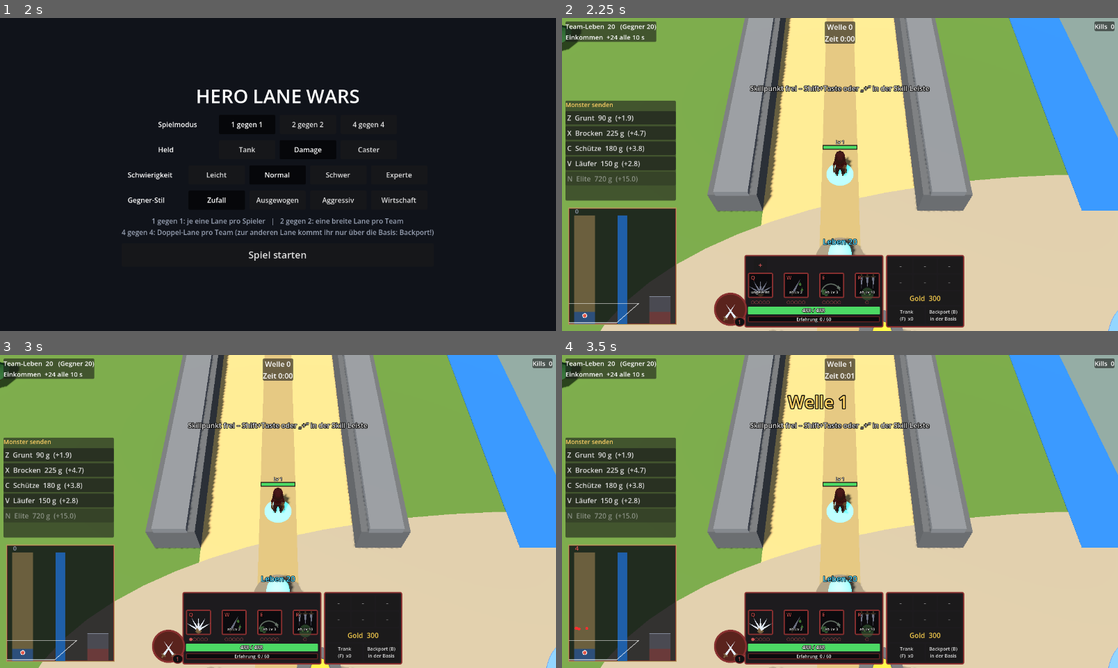
Above: before the commit, frames 1-4 (two rows, left to right).
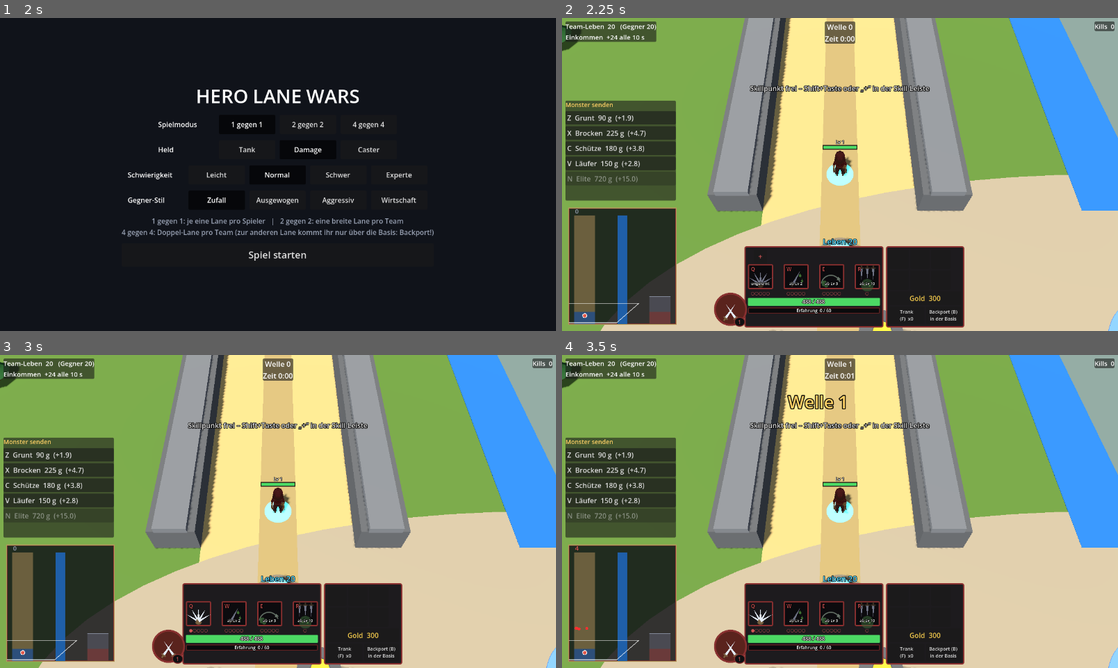
Above: after the commit, the same moments.

Repository: Tarux21/hero-lane-wars
Game: Godot game, scene res://scenes/main.tscn
Same seed, same stepped clock (60 frames per second), same inputs: the game is played once before the commit and once after it.
Inputs:
- Up to frame 1 (2 s): click "Normal" at 0.5 s; click "Normal" at 1.25 s
- Up to frame 2 (2.25 s): click "Spiel starten" at 2 s
- Up to frame 3 (3 s): click "+" at 2.75 s
- Up to frame 4 (3.5 s): no input

Frame 1 is identical in both runs. In frame 2, 3.6% of the frame differs, in the area x 32-73%, y 72-98%; in frame 3, 3.6%; in frame 4, 3.6%.

Commit message:
Rucksack zeigt Item-Bildchen statt Namen
Co-Authored-By: Claude Sonnet 5.5 <noreply@anthropic.com>

Diff:
--- a/godot/scripts/game.gd
+++ b/godot/scripts/game.gd
@@ -318,7 +318,7 @@
 		test_panel.visible = true
 	if shopshot:                         # Test: Shop zeigen
 		hero["gold"] = 1500.0
-		for id in ["bigSword", "rake", "hat", "ruby", "bigStaff"]:
+		for id in ["bigSword", "rake", "hat", "ruby", "bigStaff", "mightyBlade"]:
 			items.buy(hero, id)
 		items.buy(hero, "potion")
 		shop.toggle()
@@ -1073,10 +1073,14 @@
 		var b: Button = bag_btns[i]
 		if i < hero["bag"].size():
 			var id: String = hero["bag"][i]
-			b.text = str(items.item[id]["name"])
+			var bic: Control = b.get_meta("icon")
+			b.text = ""
+			bic.visible = true
+			bic.set_item(id, shop._tier(id))
 			b.tooltip_text = _item_tip(id) + "\n(Klick: verkaufen, nur in der Basis)"
 		else:
-			b.text = "–"
+			(b.get_meta("icon") as Control).visible = false
+			b.text = ""
 			b.tooltip_text = "leerer Platz"
 	if shop != null:
 		shop.update()
--- a/godot/scripts/hud_stein.gd
+++ b/godot/scripts/hud_stein.gd
@@ -6,6 +6,7 @@
 
 const SkillIcon := preload("res://scripts/skill_icon.gd")
 const SkillSlot := preload("res://scripts/skill_slot.gd")
+const ItemIcon := preload("res://scripts/item_icon.gd")
 
 const PALETTES := {
 	"stone": {"bg": Color("#3b3733"), "dark": Color("#27241f"), "border": Color("#b49a5c"), "hi": Color("#e8c46a"), "text": Color("#ecdfbd"), "dim": Color("#9a917c"), "plate": Color("#2b2824"), "inset": Color("#1c1a17")},
@@ -262,10 +263,16 @@
 	g.bag_btns.clear()
 	for i in int(g.cfg["bagSize"]):
 		var b := Button.new()
-		b.custom_minimum_size = Vector2(52, 34)
-		b.clip_text = true
-		b.autowrap_mode = TextServer.AUTOWRAP_WORD_SMART
-		b.add_theme_font_size_override("font_size", 10)
+		b.custom_minimum_size = Vector2(44, 44)
+		var bic := ItemIcon.new()                         # Bildchen des Items im Rucksack (Name steht im Hinweis)
+		bic.set_anchors_preset(Control.PRESET_FULL_RECT)
+		bic.offset_left = 2.0
+		bic.offset_top = 2.0
+		bic.offset_right = -2.0
+		bic.offset_bottom = -2.0
+		bic.visible = false
+		b.add_child(bic)
+		b.set_meta("icon", bic)
 		b.focus_mode = Control.FOCUS_NONE
 		var slot_i: int = i
 		b.pressed.connect(func():
--- a/godot/scripts/item_icon.gd
+++ b/godot/scripts/item_icon.gd
@@ -23,6 +23,18 @@
 
 static func has_icon(item_id: String) -> bool:
 	return DRAWN.has(item_id) or ResourceLoader.exists("res://assets/items/%s.png" % item_id)
+
+
+func set_item(item_id: String, item_tier: String) -> void:
+	if item_id == id and item_tier == tier:
+		return
+	id = item_id
+	tier = item_tier
+	tex = null
+	var path := "res://assets/items/%s.png" % id
+	if ResourceLoader.exists(path):
+		tex = load(path)
+	queue_redraw()
 
 
 func _ready() -> void:
